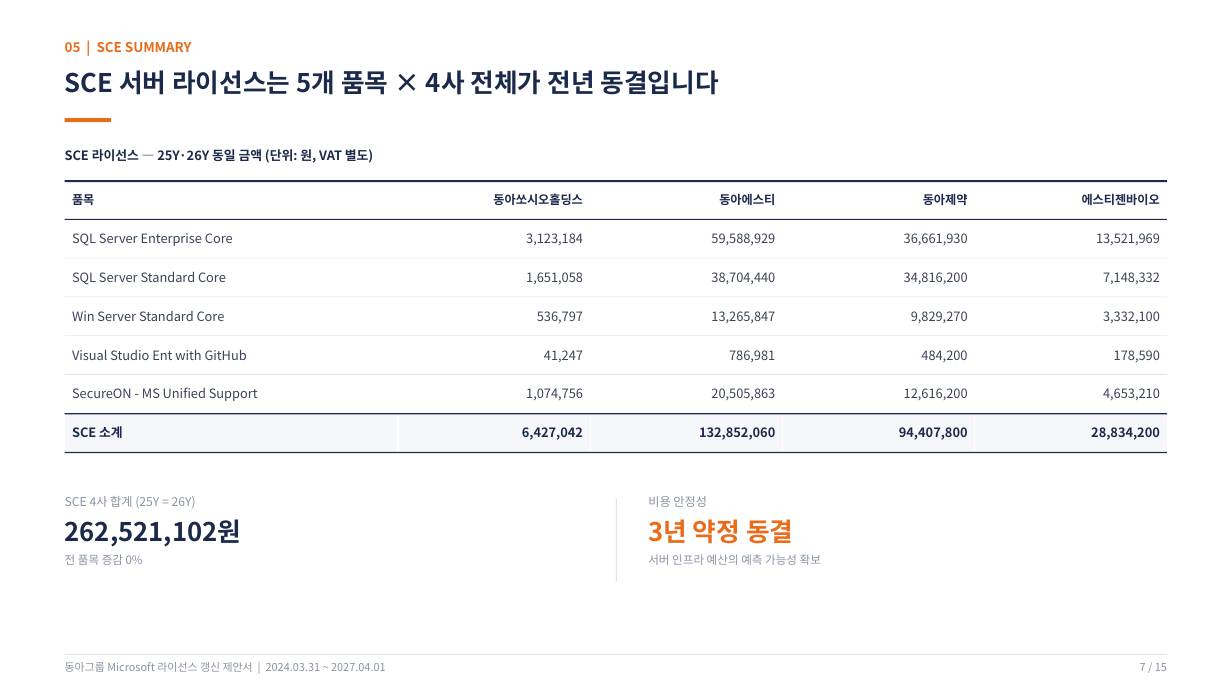
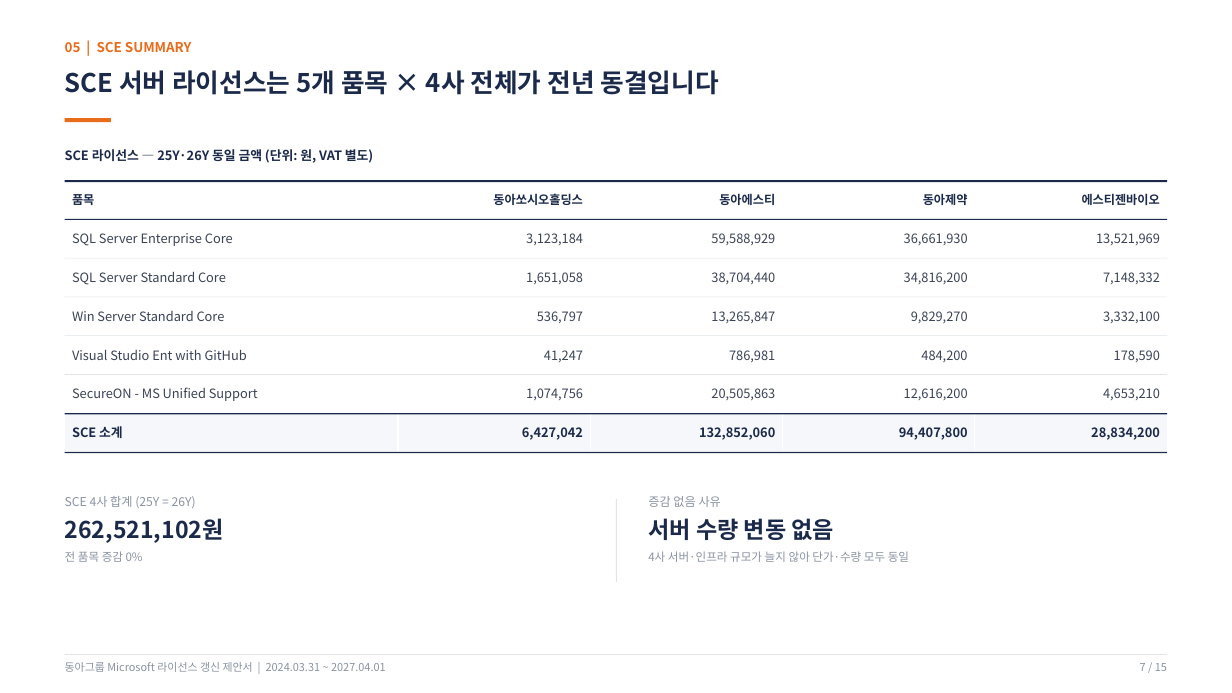
Before and after one commit to mss881024-dev/first-project, a slide deck: slide 7 of docs/ea-renewal-proposal/동아그룹_Microsoft_라이선스_갱신제안서_2026.pptx. Drawn at 1232x693 pixels with LibreOffice and Linux fonts; fonts in the diff are those of the drawing. Boxes give left, top, right and bottom in pixels: in the first picture for what was removed or moved away, otherwise in the second. Text is boxed around its words. In the diff, an @@ line names an element or a change of style, - is before the commit and + after.

```diff
--- a/docs/ea-renewal-proposal/동아그룹_Microsoft_라이선스_갱신제안서_2026.pptx
+++ b/docs/ea-renewal-proposal/동아그룹_Microsoft_라이선스_갱신제안서_2026.pptx
@@ text at (x1=648, y1=496, x2=909, y2=562): text changed @@
-비용 안정성
-3년 약정 동결
-서버 인프라 예산의 예측 가능성 확보
+증감 없음 사유
+서버 수량 변동 없음
+4사 서버·인프라 규모가 늘지 않아 단가·수량 모두 동일
@@ text at (x1=65, y1=518, x2=224, y2=543): size 20 to 18 pt in "262,521,102원" @@
```
Also in this commit, not shown: 5 other slides changed, 2 other files.
